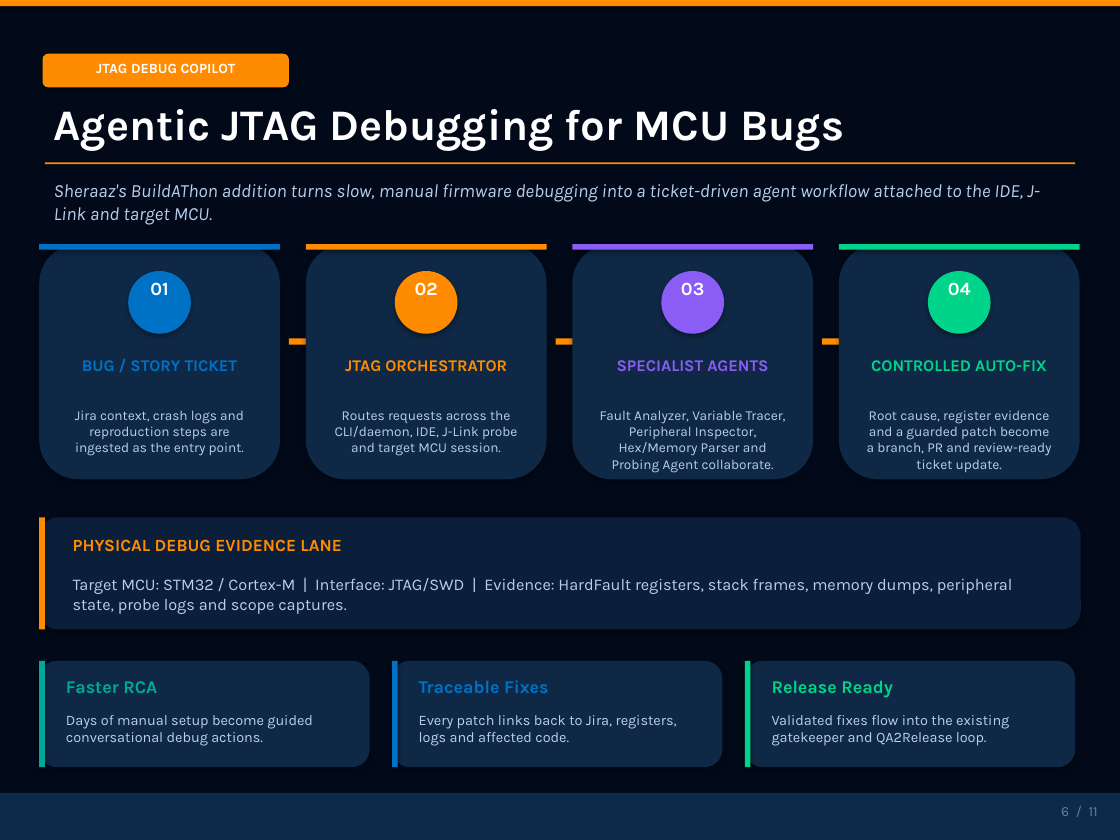
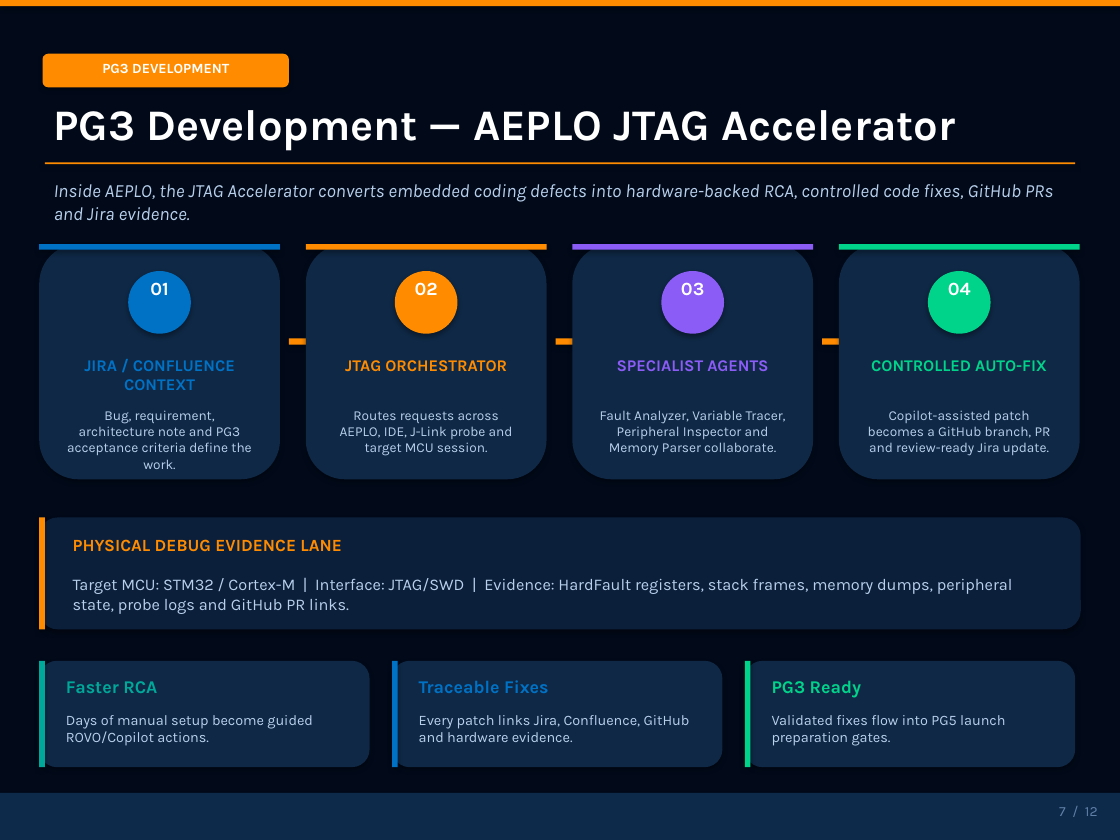
Before and after one commit to shyamnexus/HON_PPT, a slide deck: slide 7 of AI-Driven Embedded Product Lifecycle OrchestratorV3.pptx (slide 6 before the commit). Drawn at 1120x840 pixels with LibreOffice and Linux fonts; fonts in the diff are those of the drawing. Boxes give left, top, right and bottom in pixels: in the first picture for what was removed or moved away, otherwise in the second. Text is boxed around its words. In the diff, an @@ line names an element or a change of style, - is before the commit and + after.

```diff
--- a/AI-Driven Embedded Product Lifecycle OrchestratorV3.pptx
+++ b/AI-Driven Embedded Product Lifecycle OrchestratorV3.pptx
@@ text at (x1=102, y1=63, x2=229, y2=73): text changed @@
-JTAG DEBUG COPILOT
+PG3 DEVELOPMENT
@@ text at (x1=54, y1=110, x2=955, y2=151): text changed @@
-Agentic JTAG Debugging for MCU Bugs
+PG3 Development — AEPLO JTAG Accelerator
@@ text at (x1=54, y1=184, x2=1053, y2=220): text changed @@
-Sheraaz's BuildAThon addition turns slow, manual firmware debugging into a ticket-driven agent workflow attached to the IDE, J-Link and target MCU.
+Inside AEPLO, the JTAG Accelerator converts embedded coding defects into hardware-backed RCA, controlled code fixes, GitHub PRs and Jira evidence.
@@ text at (x1=84, y1=360, x2=235, y2=390): text changed @@
-BUG / STORY TICKET
+JIRA / CONFLUENCE CONTEXT
@@ text at (x1=67, y1=410, x2=251, y2=469): text changed @@
-Jira context, crash logs and reproduction steps are ingested as the entry point.
+Bug, requirement, architecture note and PG3 acceptance criteria define the work.
@@ text at (x1=340, y1=411, x2=513, y2=456): text changed @@
-Routes requests across the CLI/daemon, IDE, J-Link probe and target MCU session.
+Routes requests across AEPLO, IDE, J-Link probe and target MCU session.
@@ text at (x1=600, y1=410, x2=786, y2=456): text changed @@
-Fault Analyzer, Variable Tracer, Peripheral Inspector, Hex/Memory Parser and Probing Agent collaborate.
+Fault Analyzer, Variable Tracer, Peripheral Inspector and Memory Parser collaborate.
@@ text at (x1=868, y1=410, x2=1051, y2=456): text changed @@
-Root cause, register evidence and a guarded patch become a branch, PR and review-ready ticket update.
+Copilot-assisted patch becomes a GitHub branch, PR and review-ready Jira update.
@@ text at (x1=73, y1=578, x2=1012, y2=614): text changed @@
-Target MCU: STM32 / Cortex-M | Interface: JTAG/SWD | Evidence: HardFault registers, stack frames, memory dumps, peripheral state, probe logs and scope captures.
+Target MCU: STM32 / Cortex-M | Interface: JTAG/SWD | Evidence: HardFault registers, stack frames, memory dumps, peripheral state, probe logs and GitHub PR links.
@@ text at (x1=772, y1=680, x2=862, y2=698): text changed @@
-Release Ready
+PG3 Ready
@@ text at (x1=66, y1=715, x2=313, y2=745): text changed @@
-Days of manual setup become guided conversational debug actions.
+Days of manual setup become guided ROVO/Copilot actions.
@@ text at (x1=419, y1=715, x2=690, y2=742): text changed @@
-Every patch links back to Jira, registers, logs and affected code.
+Every patch links Jira, Confluence, GitHub and hardware evidence.
@@ text at (x1=772, y1=715, x2=1005, y2=746): text changed @@
-Validated fixes flow into the existing gatekeeper and QA2Release loop.
+Validated fixes flow into PG5 launch preparation gates.
@@ text at (x1=1059, y1=807, x2=1098, y2=816): text changed @@
-6 / 11
+7 / 12
```
Also in this commit, not shown: 8 other slides changed, 3 slides added, 2 slides removed, 2 other files.
